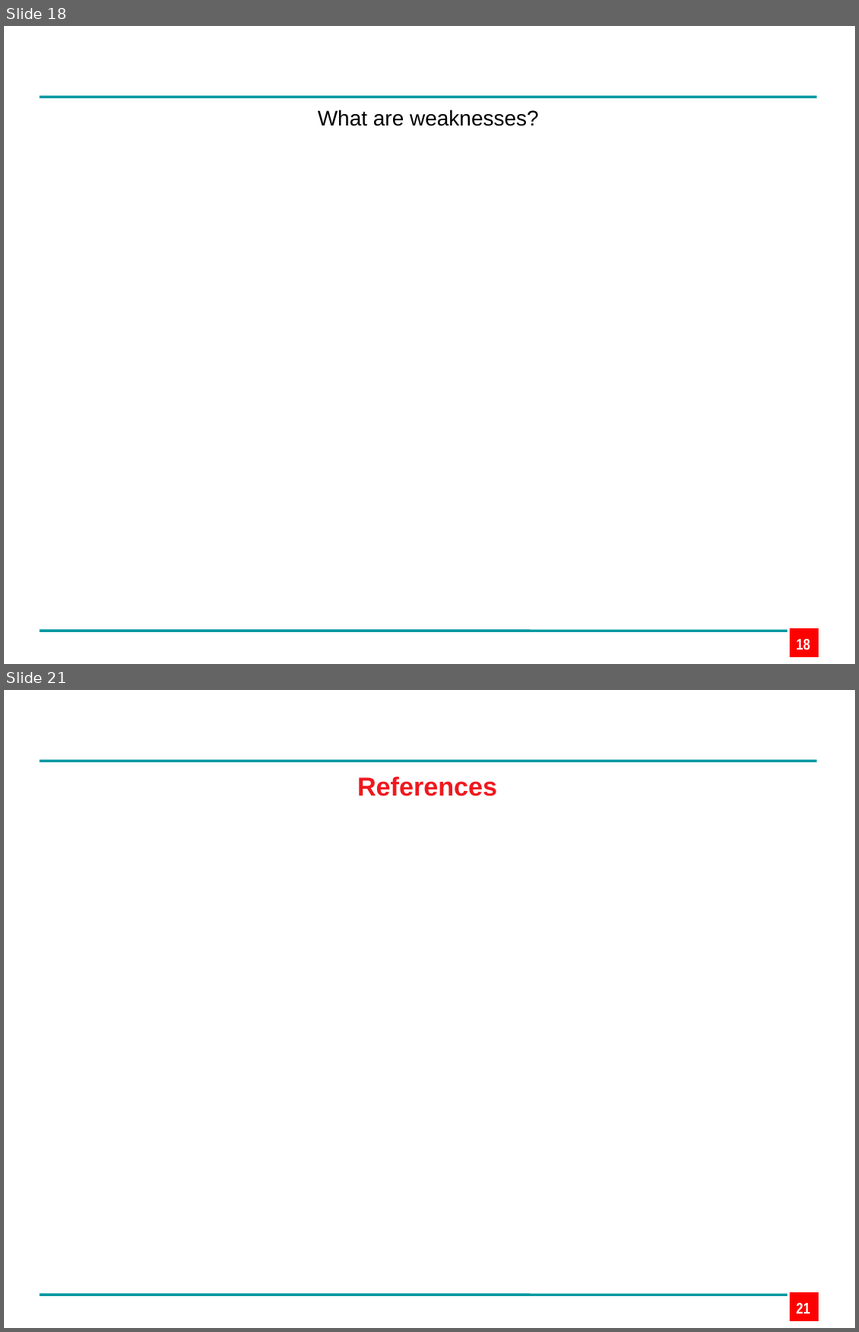
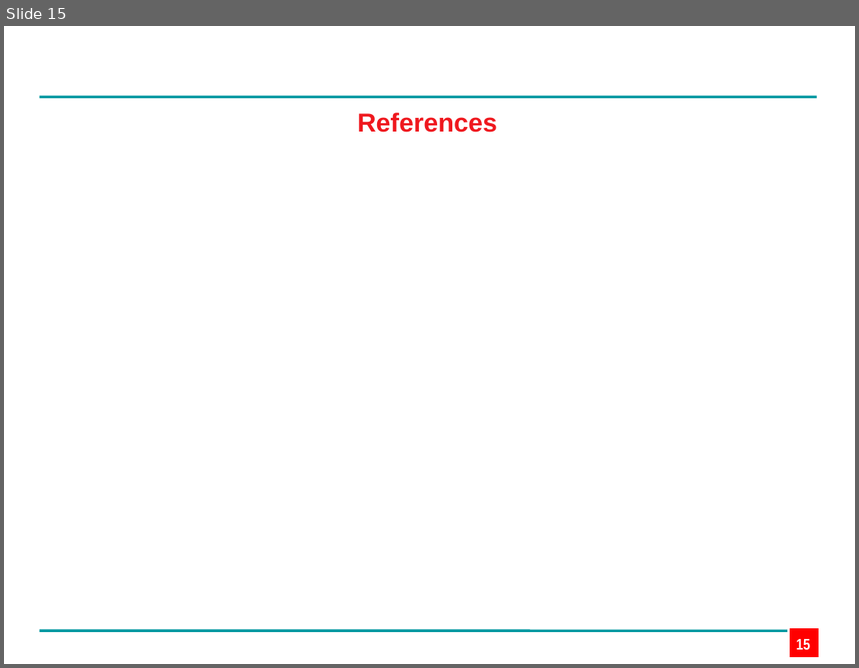
Before and after one commit to edpape007/NLP, a slide deck: Presentation_Subword.pptx. Shown one above the other, each under a label of ours: slides 18 and 21 before the commit, slide 15 after it; the slides between them are not shown. The pictures are 859x1332 and 859x668 pixels, drawn with LibreOffice and Linux fonts; fonts in the diff are those of the drawing; background and template pictures are left out. Boxes give left, top, right and bottom in pixels: in the first picture for what was removed or moved away, otherwise in the second. Text is boxed around its words. In the diff, an @@ line names an element or a change of style, - is before the commit and + after.

```diff
--- a/Presentation_Subword.pptx
+++ b/Presentation_Subword.pptx
@@ slide 18 removed at (x1=4, y1=26, x2=855, y2=664), background #FFFFFF; not listed: 3 template elements that a slide beside it also shows @@
@@ text removed at (x1=318, y1=110, x2=539, y2=126) @@
-What are weaknesses?
@@ page number removed at (x1=797, y1=639, x2=810, y2=651) @@
-18
@@ what was slide 21 is now slide 15 @@
@@ page number at (x1=797, y1=639, x2=810, y2=651): text changed @@
-21
+15
```
Also in this commit, not shown: 8 slides changed, 2 slides added, 7 other slides removed, 1 other file.
